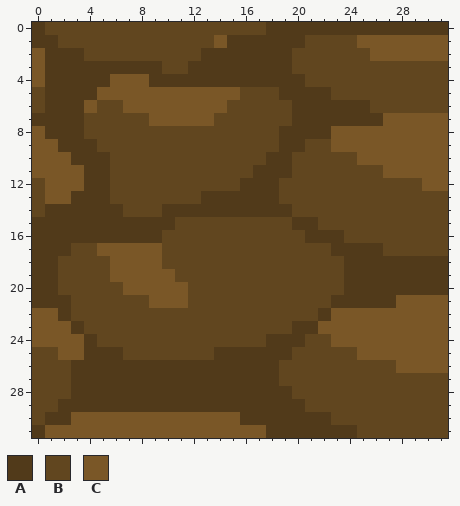
Pixel-art sprite, stored at Juego/assets/Escenarios/Tierra.png. This is how it looked before the edit.
The file is 32x32 pixels.
Palette (. is transparent): A #513a1a  B #61461f  C #7a5727
After:
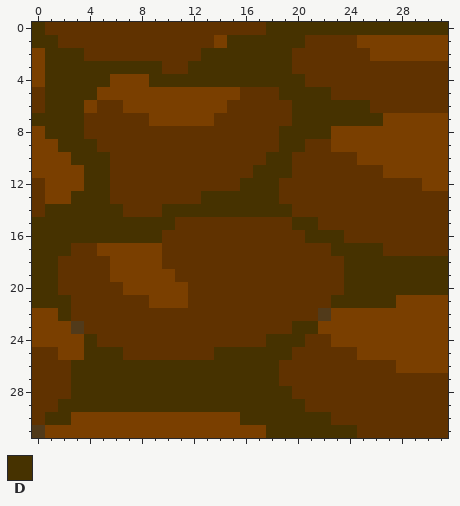
Colours new in this view: D #463200
The edit:
{"colour":"B","old":"#61461f","new":"#603200"}
{"colour":"C","old":"#7a5727","new":"#7a3f00"}
{"y":0,"x":0,"old":"A","new":"D"}
{"y":0,"x":18,"old":"AAAAAAAAAAAAAA","new":"DDDDDDDDDDDDDD"}
{"y":1,"x":0,"old":"AA","new":"DD"}
{"y":1,"x":15,"old":"AAAAAA","new":"DDDDDD"}
{"y":2,"x":1,"old":"AAA","new":"DDD"}
{"y":2,"x":13,"old":"AAAAAAA","new":"DDDDDDD"}
{"y":3,"x":1,"old":"AAAAAAAAA","new":"DDDDDDDDD"}
{"y":3,"x":12,"old":"AAAAAAAA","new":"DDDDDDDD"}
{"y":4,"x":1,"old":"AAAAA","new":"DDDDD"}
{"y":4,"x":9,"old":"AAAAAAAAAAAA","new":"DDDDDDDDDDDD"}
{"y":5,"x":1,"old":"AAAA","new":"DDDD"}
{"y":5,"x":19,"old":"AAAA","new":"DDDD"}
{"y":6,"x":1,"old":"AAA","new":"DDD"}
{"y":6,"x":20,"old":"AAAAAA","new":"DDDDDD"}
{"y":7,"x":0,"old":"AAAA","new":"DDDD"}
{"y":7,"x":20,"old":"AAAAAAA","new":"DDDDDDD"}
{"y":8,"x":1,"old":"AAA","new":"DDD"}
{"y":8,"x":19,"old":"AAAA","new":"DDDD"}
{"y":9,"x":2,"old":"AAA","new":"DDD"}
{"y":9,"x":19,"old":"AA","new":"DD"}
{"y":10,"x":3,"old":"AAA","new":"DDD"}
{"y":10,"x":18,"old":"AA","new":"DD"}
{"y":11,"x":4,"old":"AA","new":"DD"}
{"y":11,"x":17,"old":"AAA","new":"DDD"}
{"y":12,"x":4,"old":"AA","new":"DD"}
{"y":12,"x":16,"old":"AAA","new":"DDD"}
{"y":13,"x":3,"old":"AAA","new":"DDD"}
{"y":13,"x":13,"old":"AAAAAA","new":"DDDDDD"}
{"y":14,"x":1,"old":"AAAAAA","new":"DDDDDD"}
{"y":14,"x":10,"old":"AAAAAAAAAA","new":"DDDDDDDDDD"}
{"y":15,"x":0,"old":"AAAAAAAAAAA","new":"DDDDDDDDDDD"}
{"y":15,"x":20,"old":"AA","new":"DD"}
{"y":16,"x":0,"old":"AAAAAAAAAA","new":"DDDDDDDDDD"}
{"y":16,"x":21,"old":"AAA","new":"DDD"}
{"y":17,"x":0,"old":"AAA","new":"DDD"}
{"y":17,"x":23,"old":"AAAA","new":"DDDD"}
{"y":18,"x":0,"old":"AA","new":"DD"}
{"y":18,"x":24,"old":"AAAAAAAA","new":"DDDDDDDD"}
{"y":19,"x":0,"old":"AA","new":"DD"}
{"y":19,"x":24,"old":"AAAAAAAA","new":"DDDDDDDD"}
{"y":20,"x":0,"old":"AA","new":"DD"}
{"y":20,"x":24,"old":"AAAAAAAA","new":"DDDDDDDD"}
{"y":21,"x":0,"old":"AAA","new":"DDD"}
{"y":21,"x":23,"old":"AAAAA","new":"DDDDD"}
{"y":22,"x":2,"old":"A","new":"D"}
{"y":23,"x":20,"old":"AA","new":"DD"}
{"y":24,"x":4,"old":"A","new":"D"}
{"y":24,"x":18,"old":"AAA","new":"DDD"}
{"y":25,"x":4,"old":"AAA","new":"DDD"}
{"y":25,"x":14,"old":"AAAAAA","new":"DDDDDD"}
{"y":26,"x":3,"old":"AAAAAAAAAAAAAAAA","new":"DDDDDDDDDDDDDDDD"}
{"y":27,"x":3,"old":"AAAAAAAAAAAAAAAA","new":"DDDDDDDDDDDDDDDD"}
{"y":28,"x":3,"old":"AAAAAAAAAAAAAAAAA","new":"DDDDDDDDDDDDDDDDD"}
{"y":29,"x":2,"old":"AAAAAAAAAAAAAAAAAAA","new":"DDDDDDDDDDDDDDDDDDD"}
{"y":30,"x":1,"old":"AA","new":"DD"}
{"y":30,"x":16,"old":"AAAAAAA","new":"DDDDDDD"}
{"y":31,"x":18,"old":"AAAAAAA","new":"DDDDDDD"}
